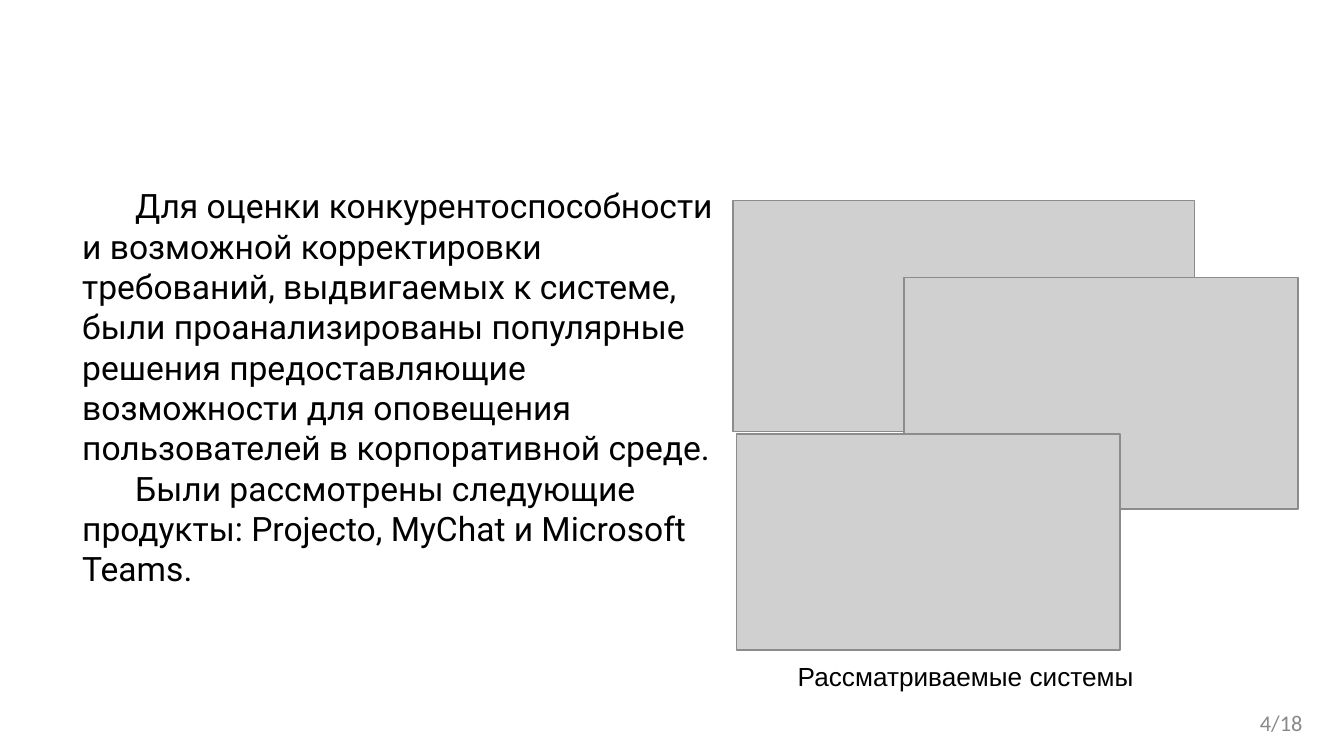
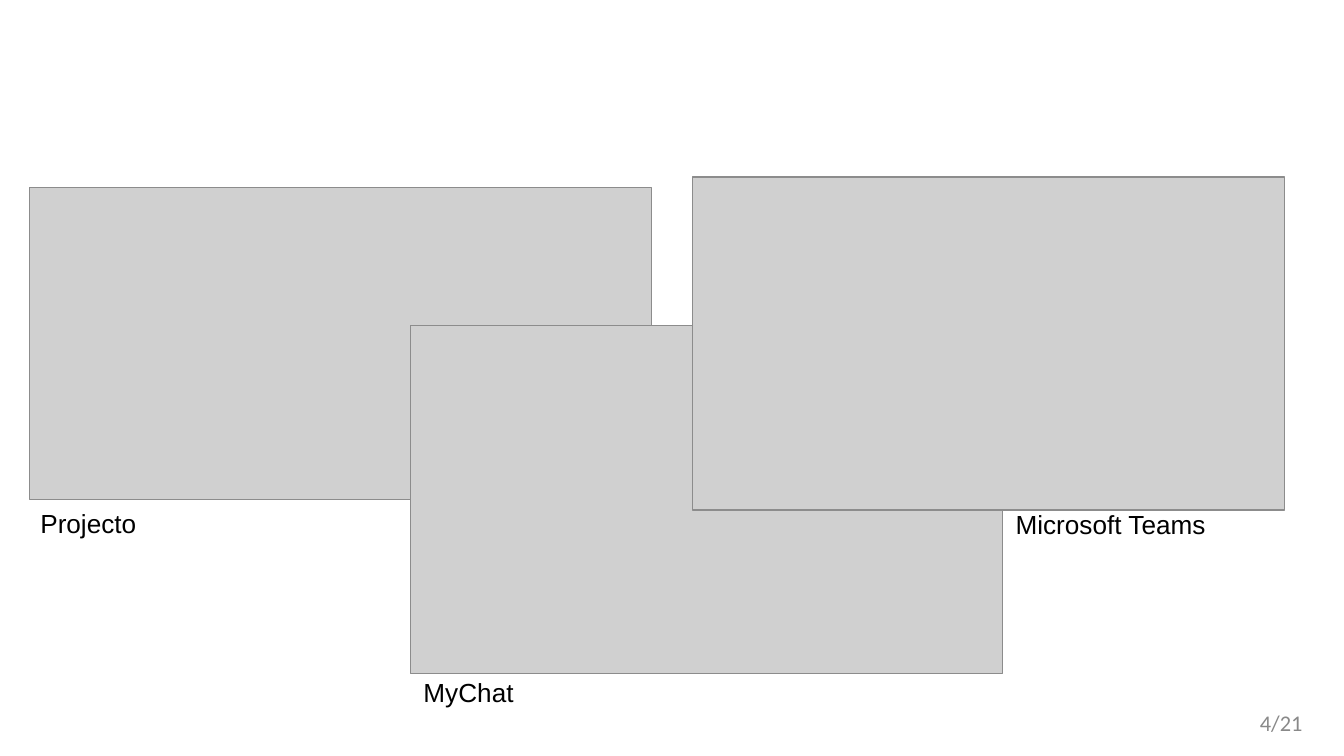
Before and after one commit to VladMexon/DiplomaProject, a slide deck: slide 4 of РИС-20-2б-Мехоношин-ВА-ПП.pptx. Drawn at 1344x756 pixels with LibreOffice and Linux fonts; fonts in the diff are those of the drawing; grey boxes stand for pictures; background and template pictures are left out. Boxes give left, top, right and bottom in pixels: in the first picture for what was removed or moved away, otherwise in the second. Text is boxed around its words. In the diff, an @@ line names an element or a change of style, - is before the commit and + after.

```diff
--- a/РИС-20-2б-Мехоношин-ВА-ПП.pptx
+++ b/РИС-20-2б-Мехоношин-ВА-ПП.pptx
@@ picture: place and size @@
-picture at (737, 434, 1121, 650)
+picture at (692, 177, 1285, 511)
@@ picture: place and size @@
-picture at (732, 200, 1193, 431)
+picture at (30, 188, 652, 500)
@@ text removed at (82, 192, 713, 582) @@
-Для оценки конкурентоспособности и возможной корректировки требований, выдвигаемых к системе, были проанализированы популярные решения предоставляющие возможности для оповещения пользователей в корпоративной среде.
-Были рассмотрены следующие продукты: Projecto, MyChat и Microsoft Teams.
@@ picture: place and size @@
-picture at (903, 278, 1297, 509)
+picture at (410, 325, 1003, 673)
@@ text added at (40, 514, 136, 538), 14 pt, text #000000 @@
+Projecto
@@ text added at (1016, 515, 1205, 535), 14 pt, text #000000 @@
+Microsoft Teams
@@ text added at (423, 683, 513, 707), 14 pt, text #000000 @@
+MyChat
@@ text removed at (798, 668, 1134, 692) @@
-Рассматриваемые системы
@@ page number at (1260, 715, 1303, 732): text changed @@
-4/18
+4/21
```
Also in this commit, not shown: 13 other slides changed, 5 slides added, 10 other files.
